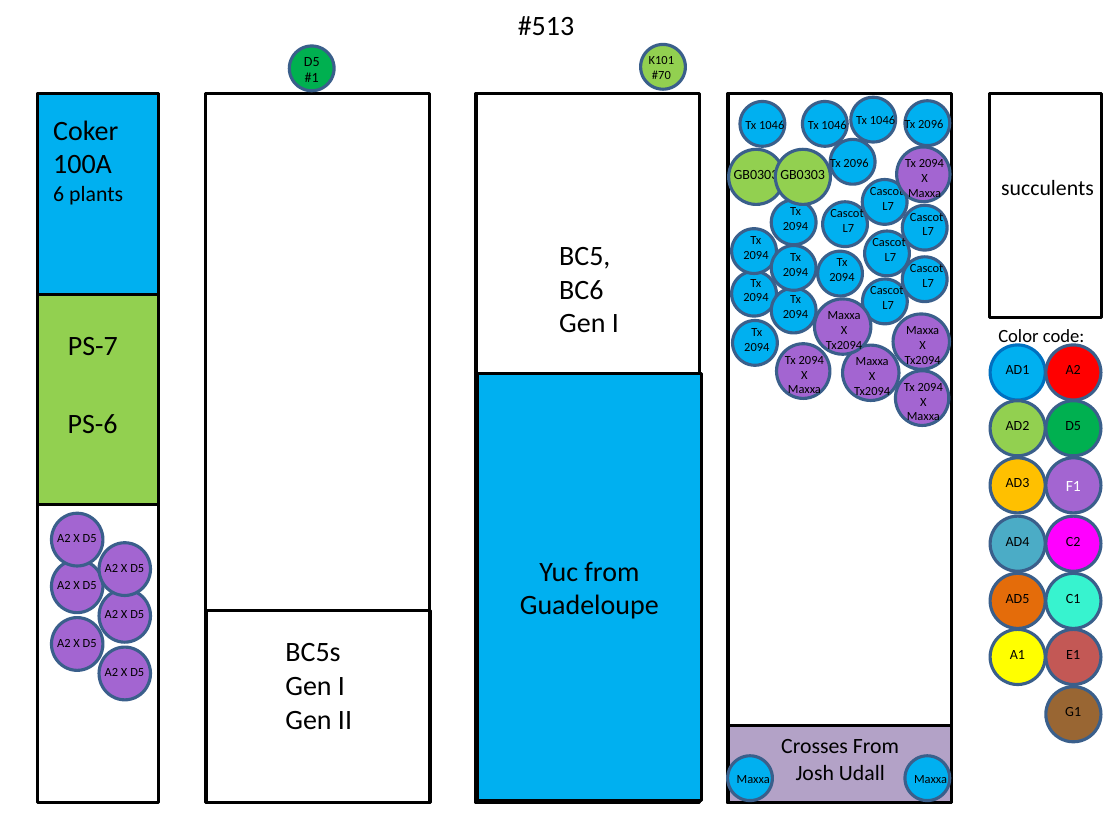
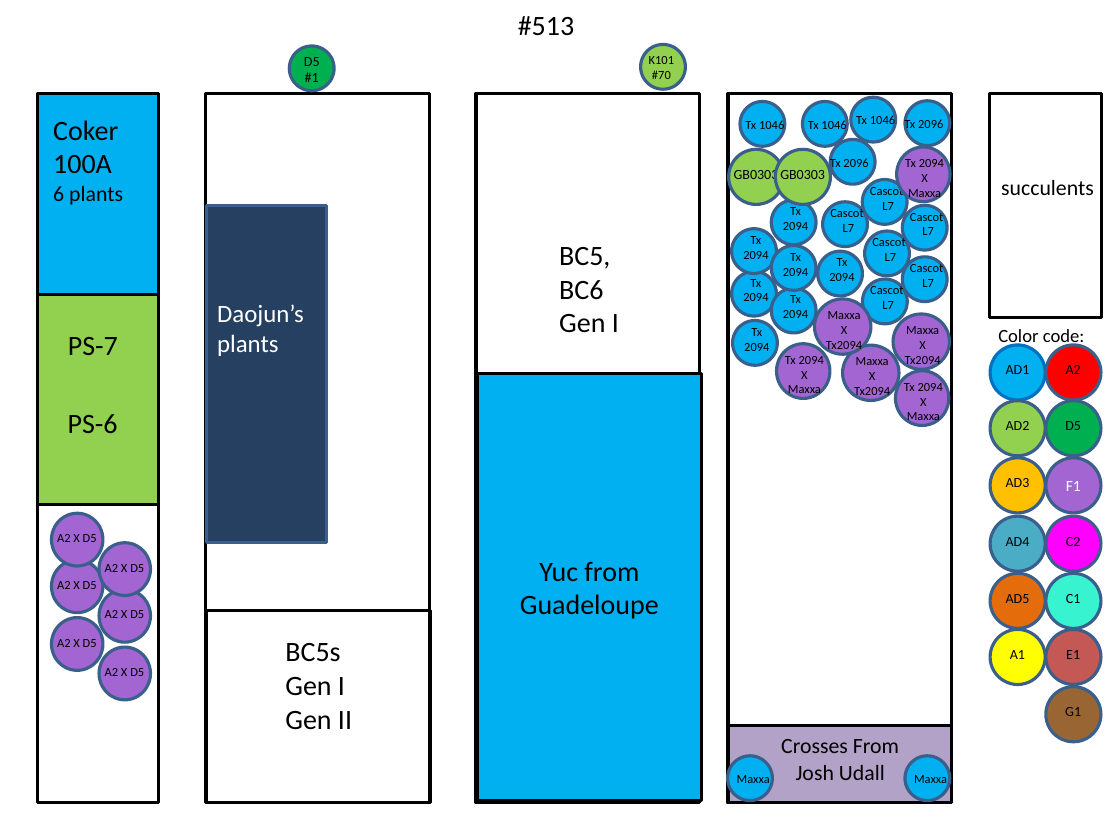
Before and after one commit to Wendellab/GreenhouseMaps, a slide deck: slide 1 of GH_513.pptx. Drawn at 1120x840 pixels with LibreOffice and Linux fonts; fonts in the diff are those of the drawing. Boxes give left, top, right and bottom in pixels: in the first picture for what was removed or moved away, otherwise in the second. Text is boxed around its words. In the diff, an @@ line names an element or a change of style, - is before the commit and + after.

```diff
--- a/GH_513.pptx
+++ b/GH_513.pptx
@@ rectangle added at box(207, 205, 327, 542), fill #254061, outline #3A5F8C 2 pt @@
@@ text added at box(217, 304, 304, 356), 16 pt, text #FFFFFF @@
+Daojun’s
+plants
```
